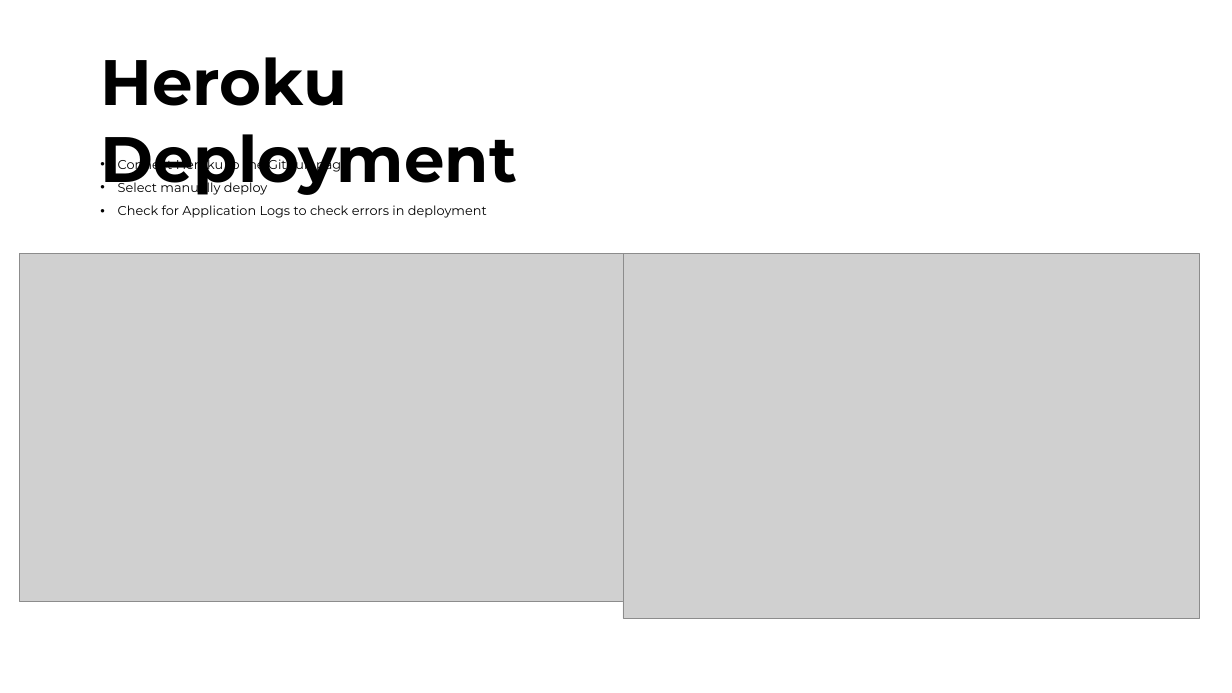
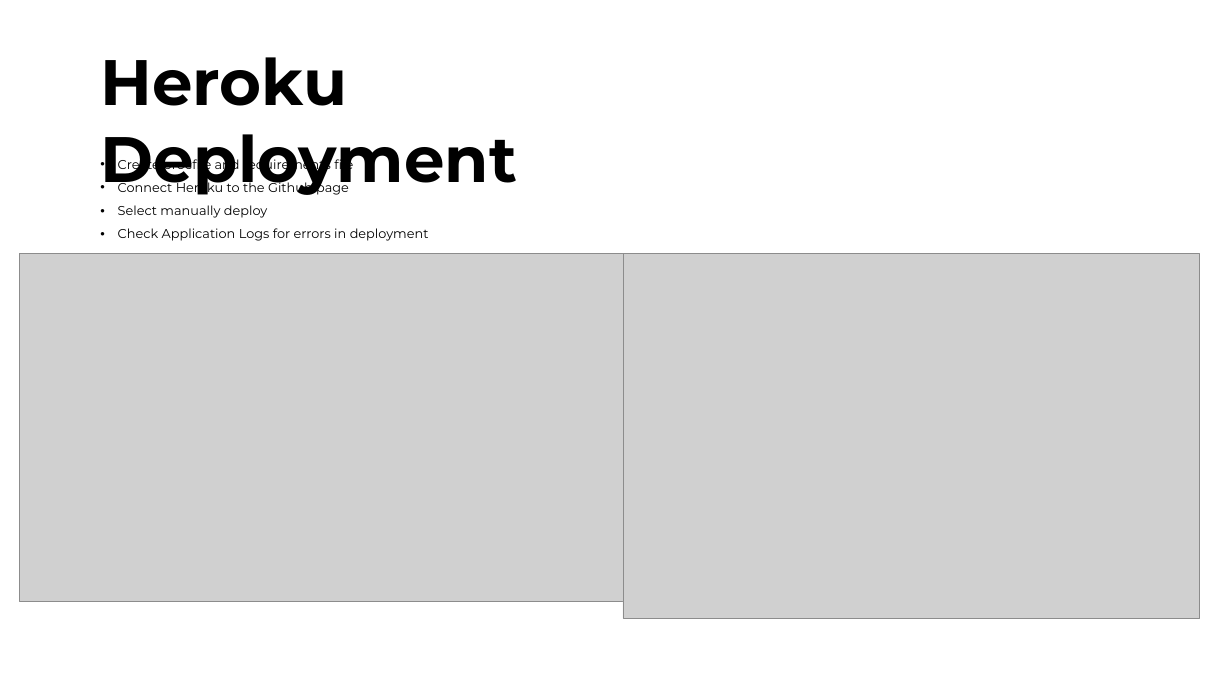
Before and after one commit to KatherineH-cls/Project-3, a slide deck: slide 9 of presentations/kh_mb_cm_presentation .pptx. Drawn at 1232x693 pixels with LibreOffice and Linux fonts; fonts in the diff are those of the drawing; grey boxes stand for pictures. Boxes give left, top, right and bottom in pixels: in the first picture for what was removed or moved away, otherwise in the second. Text is boxed around its words. In the diff, an @@ line names an element or a change of style, - is before the commit and + after.

Commit message:
updates to presentation

```diff
--- a/presentations/kh_mb_cm_presentation .pptx
+++ b/presentations/kh_mb_cm_presentation .pptx
@@ text at <box>118,156,353,173</box>: paragraph added @@
+• Create procfile and requirements file
@@ text at <box>118,228,429,241</box>: text changed @@
-• Check for Application Logs to check errors in deployment
+• Check Application Logs for errors in deployment
```
Also in this commit, not shown: 2 other slides changed.
